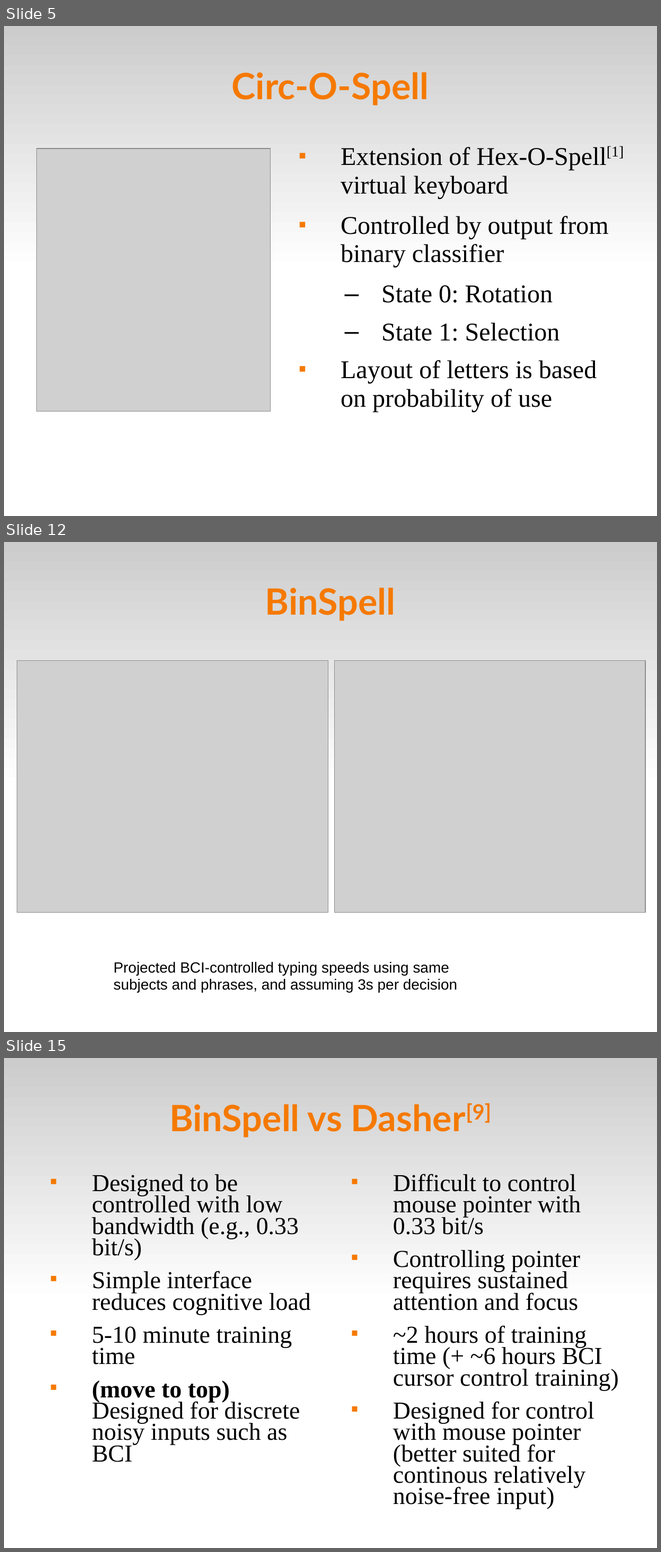
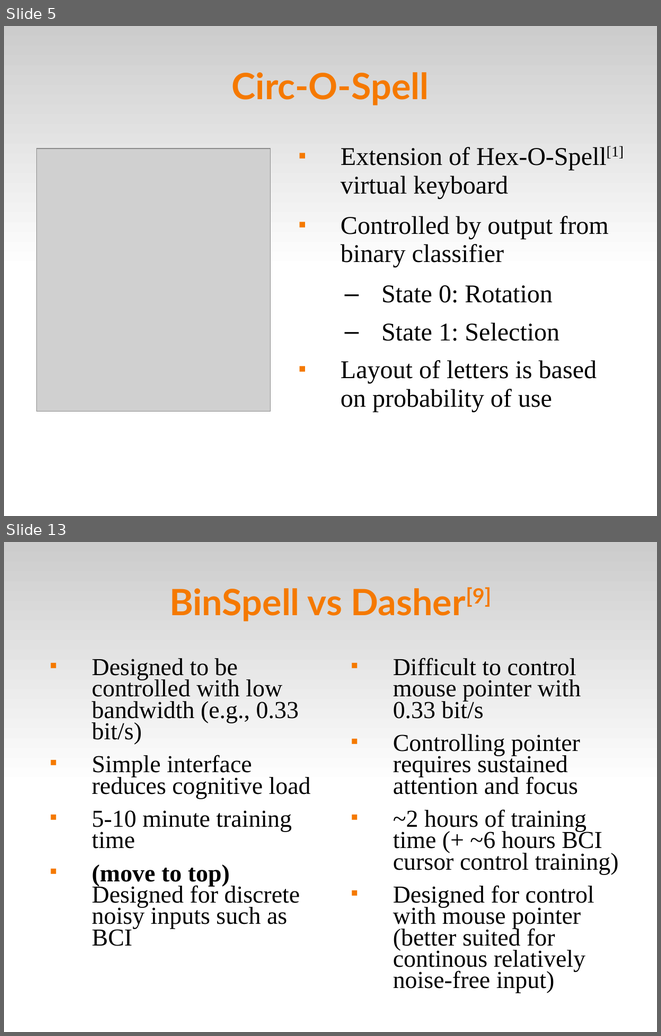
Before and after one commit to abdullah38rcc/BCI-Virtual-Keyboard, a slide deck: master's/docs/virtKey.ppt. Shown one above the other, each under a label of ours: slides 5, 12 and 15 before the commit, slides 5 and 13 after it; the slides between them are not shown. The pictures are 661x1552 and 661x1036 pixels, drawn with LibreOffice and Linux fonts; fonts in the diff are those of the drawing; grey boxes stand for pictures. Boxes give left, top, right and bottom in pixels: in the first picture for what was removed or moved away, otherwise in the second. Text is boxed around its words. In the diff, an @@ line names an element or a change of style, - is before the commit and + after.

```diff
--- a/master's/docs/virtKey.ppt
+++ b/master's/docs/virtKey.ppt
@@ slide 12 removed at <box>4,542,657,1032</box>, background #FFFFFF; not listed: 1 template element that a slide beside it also shows @@
@@ title removed at <box>265,588,396,621</box> @@
-BinSpell
@@ picture removed at <box>17,661,328,912</box> @@
@@ picture removed at <box>335,661,646,912</box> @@
@@ text removed at <box>114,961,457,992</box> @@
-Projected BCI-controlled typing speeds using same subjects and phrases, and assuming 3s per decision
@@ what was slide 15 is now slide 13 @@
```
Also in this commit, not shown: 10 slides changed, 3 slides added, 4 other slides removed.
